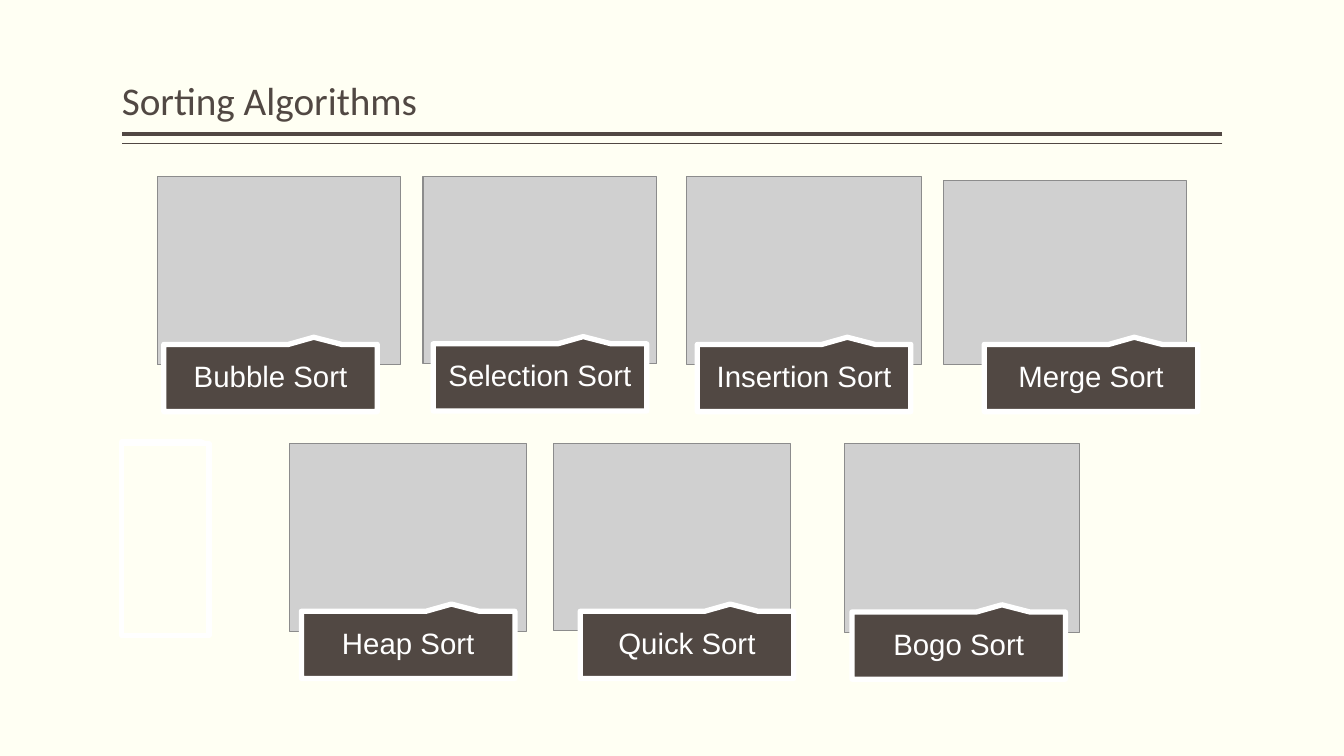
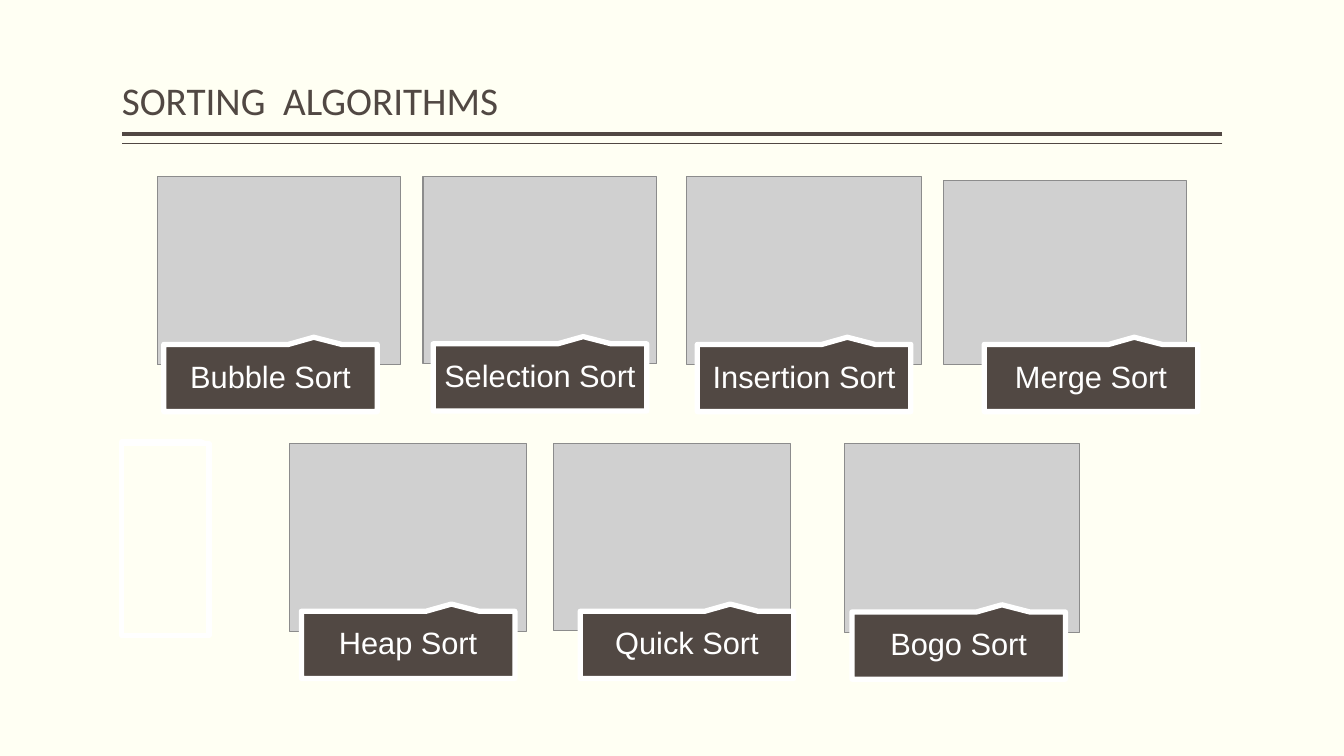
Before and after one commit to chiraqL/Library-Manager, a slide deck: slide 9 of E-Library.pptx. Drawn at 1344x756 pixels with LibreOffice and Linux fonts; fonts in the diff are those of the drawing; grey boxes stand for pictures. Boxes give left, top, right and bottom in pixels: in the first picture for what was removed or moved away, otherwise in the second. Text is boxed around its words. In the diff, an @@ line names an element or a change of style, - is before the commit and + after.

```diff
--- a/E-Library.pptx
+++ b/E-Library.pptx
@@ title at bbox=[122, 89, 498, 116]: text changed @@
-Sorting Algorithms
+SORTING ALGORITHMS
@@ size 21 to 22 pt in 7 elements at bbox=[190, 365, 350, 389], bbox=[444, 364, 635, 388], bbox=[713, 365, 895, 389], bbox=[1015, 366, 1167, 393], bbox=[339, 632, 477, 660], bbox=[615, 631, 758, 660], bbox=[890, 633, 1027, 661] @@
```
Also in this commit, not shown: 14 other slides changed, 6 other files.
